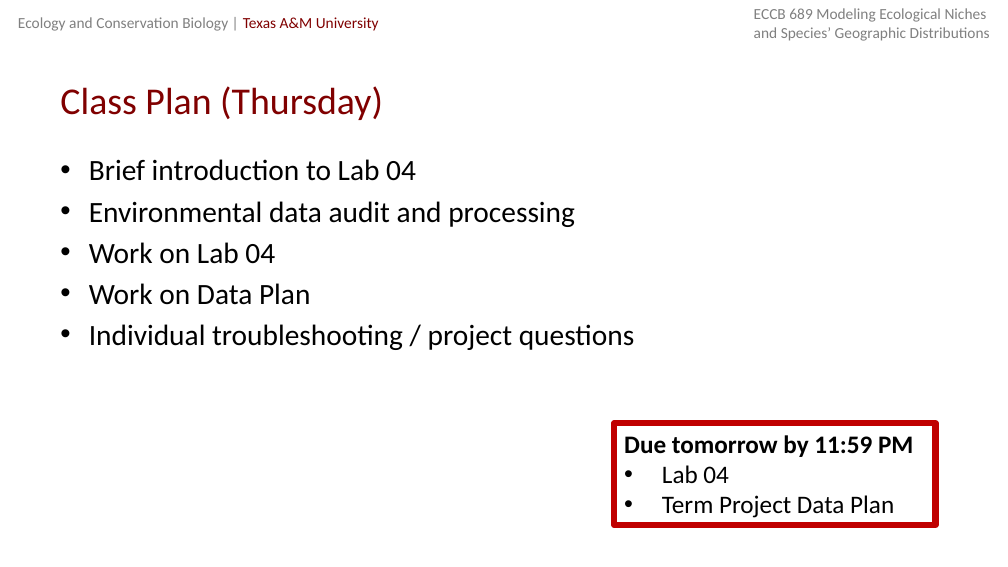
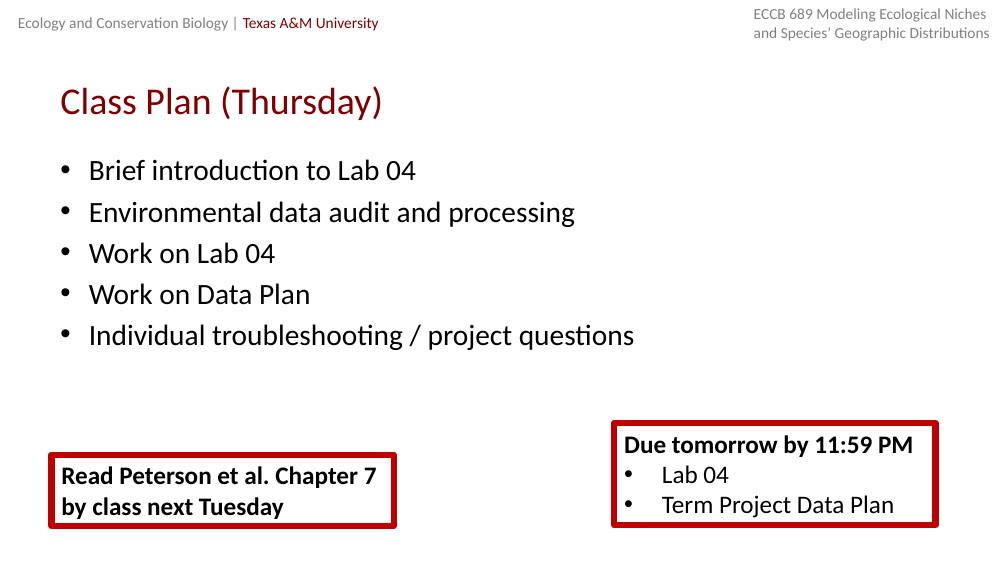
Before and after one commit to michellelawing/ECCB689, a slide deck: slide 29 of Slides/Week 6. Environments.pptx. Drawn at 1008x567 pixels with LibreOffice and Linux fonts; fonts in the diff are those of the drawing. Boxes give left, top, right and bottom in pixels: in the first picture for what was removed or moved away, otherwise in the second. Text is boxed around its words. In the diff, an @@ line names an element or a change of style, - is before the commit and + after.

Commit message:
Update Week 6 slides

```diff
--- a/Slides/Week 6. Environments.pptx
+++ b/Slides/Week 6. Environments.pptx
@@ rectangle added at <box>51,455,394,526</box>, outline #C00000 4.5 pt, 18 pt, text #000000, bold @@
+Read Peterson et al. Chapter 7 by class next Tuesday
```
